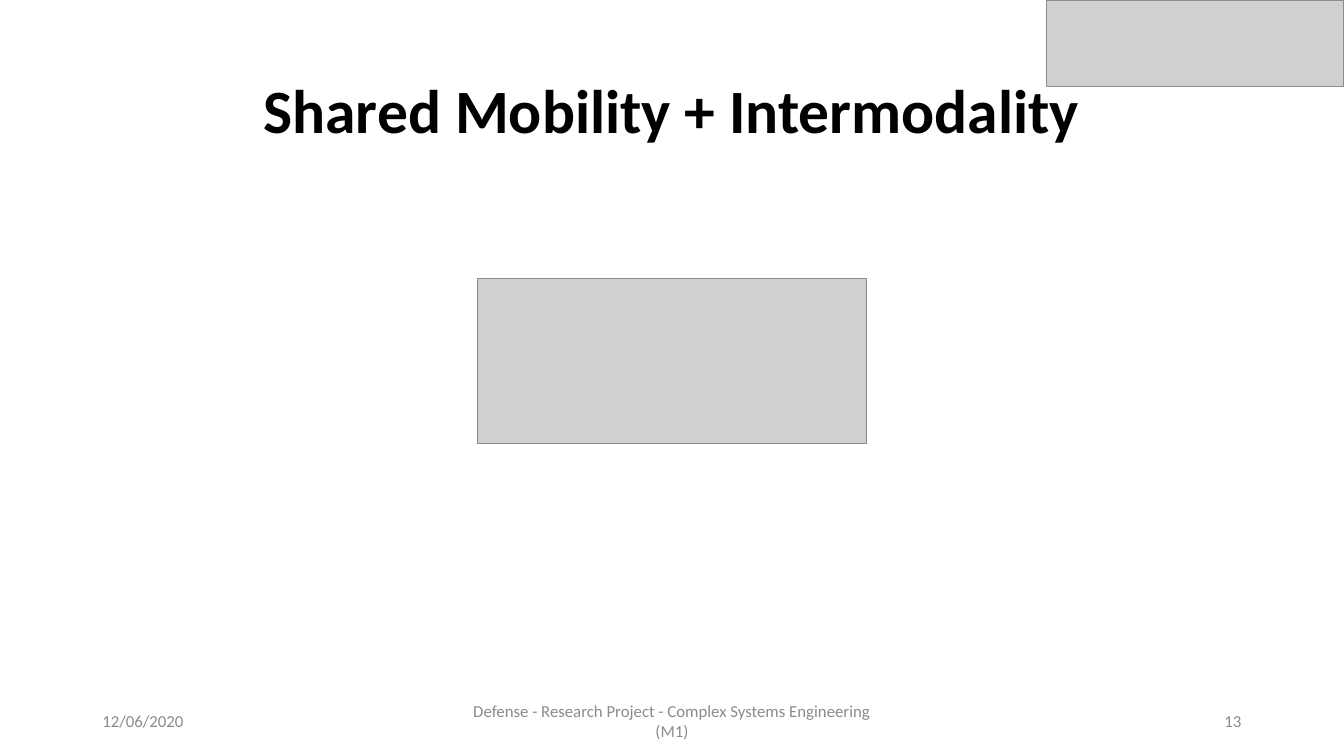
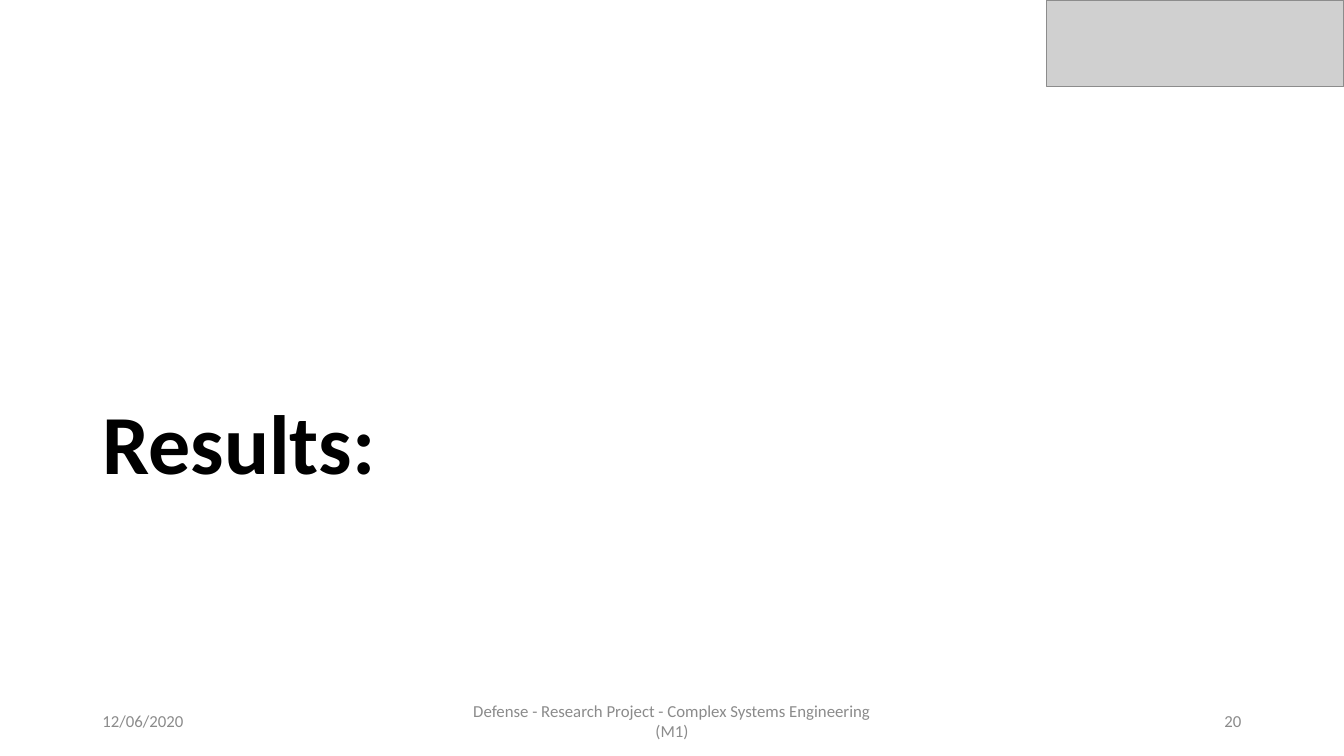
Before and after one commit to AymanABDELHAMID/OD_MTO_DARP, a slide deck: slide 20 of Presentation/presentation_AymanMahmoud.pptx (slide 13 before the commit). Drawn at 1344x756 pixels with LibreOffice and Linux fonts; fonts in the diff are those of the drawing; grey boxes stand for pictures. Boxes give left, top, right and bottom in pixels: in the first picture for what was removed or moved away, otherwise in the second. Text is boxed around its words. In the diff, an @@ line names an element or a change of style, - is before the commit and + after.

```diff
--- a/Presentation/presentation_AymanMahmoud.pptx
+++ b/Presentation/presentation_AymanMahmoud.pptx
@@ title removed at [264,82,1079,143] @@
-Shared Mobility + Intermodality
@@ picture removed at [477,278,866,444] @@
@@ title added at [102,415,375,475], 60 pt, text #000000, bold @@
+Results:
@@ page number at [1224,716,1241,727]: text changed @@
-13
+20
```
Also in this commit, not shown: 14 other slides changed, 1 slide added, 4 slides removed, 2 other files.
